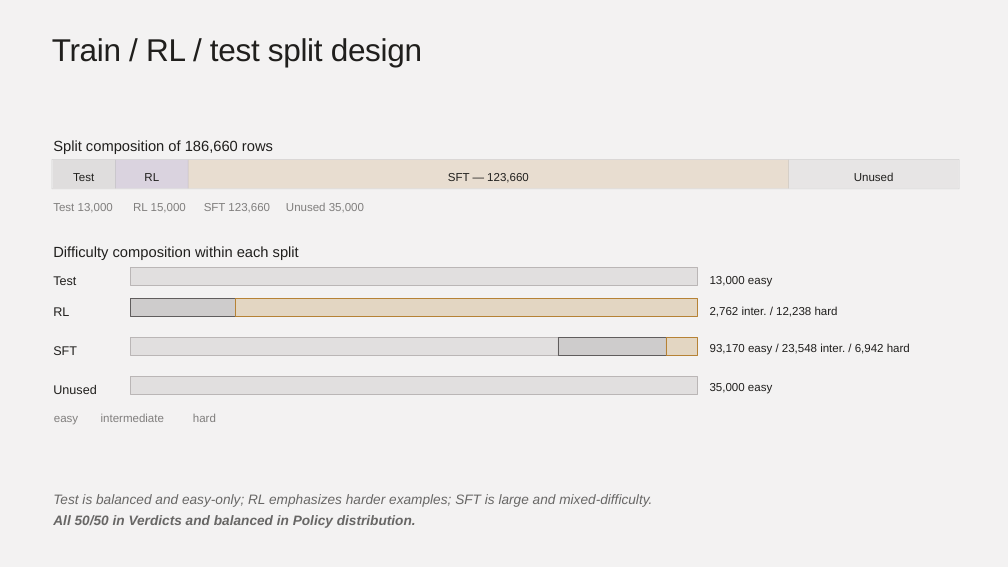
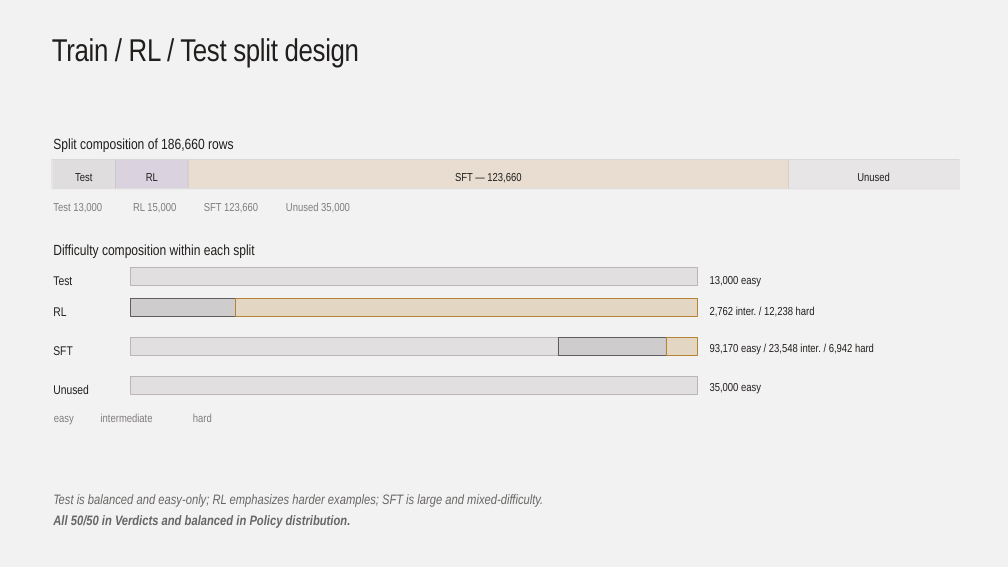
Before and after one commit to kunjcr2/A10-Internship-Progress, a slide deck: slide 4 of week-08/VLMSync7.pptx (slide 5 before the commit). Drawn at 1008x567 pixels with LibreOffice and Linux fonts; fonts in the diff are those of the drawing. Boxes give left, top, right and bottom in pixels: in the first picture for what was removed or moved away, otherwise in the second. Text is boxed around its words. In the diff, an @@ line names an element or a change of style, - is before the commit and + after.

```diff
--- a/week-08/VLMSync7.pptx
+++ b/week-08/VLMSync7.pptx
@@ text at box(52, 38, 360, 67): text changed; font Arial to Arial Narrow @@
-Train / RL / test split design
+Train / RL / Test split design
@@ text "Split composition of 186,660 rows" at box(53, 138, 233, 152): font Arial to Arial Narrow; line spacing 1.36 to 1.26 @@
@@ text "Difficulty composition within each split" at box(53, 244, 254, 258): font Arial to Arial Narrow; line spacing 1.36 to 1.26 @@
@@ font Arial to Arial Narrow in 20 elements at box(75, 173, 92, 181), box(146, 173, 158, 181), box(455, 173, 521, 183), box(857, 172, 890, 181), box(53, 203, 102, 212), box(133, 203, 176, 212), box(204, 203, 258, 212), box(286, 203, 350, 211), box(53, 276, 72, 285), box(710, 276, 761, 287), box(53, 307, 66, 316), box(710, 306, 815, 317), box(53, 346, 72, 355), box(710, 343, 874, 355), box(53, 385, 89, 394), box(710, 383, 761, 394), box(54, 416, 74, 424), box(101, 414, 153, 422), box(193, 414, 212, 422), box(53, 494, 543, 528) @@
```
Also in this commit, not shown: 11 other slides changed, 3 slides added, 2 slides removed.
